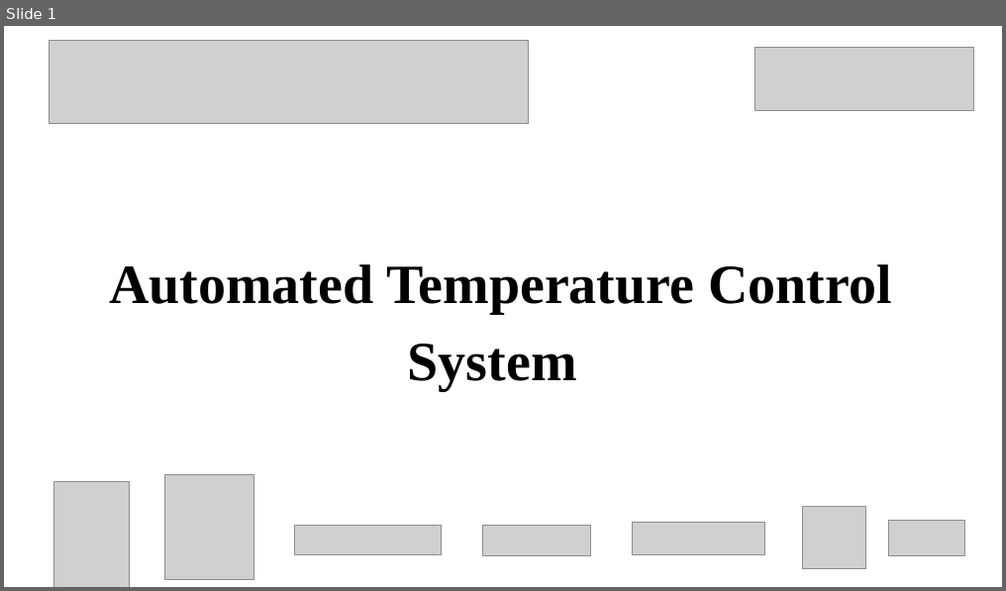
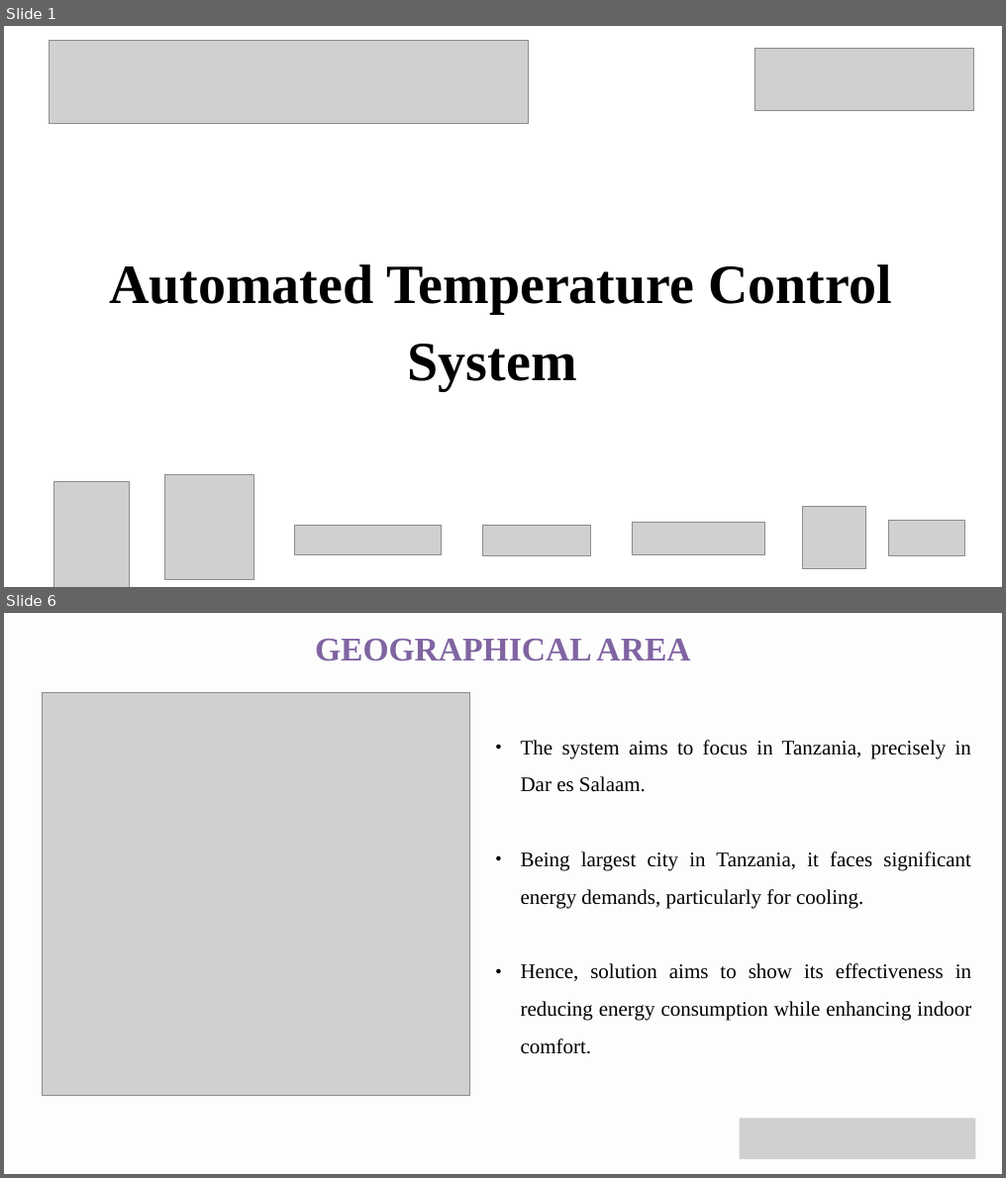
Before and after one commit to arc1o1/Automated_Temperature_Control_System, a slide deck: 02_documentation/Automated_Temperature_Control_System_GIP_Project_Implementation_Presentation.pptx. Shown one above the other, each under a label of ours: slide 1 before the commit, slides 1 and 6 after it; the slides between them are not shown. The pictures are 1006x591 and 1006x1178 pixels, drawn with LibreOffice and Linux fonts; fonts in the diff are those of the drawing; grey boxes stand for pictures. Boxes give left, top, right and bottom in pixels: in the first picture for what was removed or moved away, otherwise in the second. Text is boxed around its words. In the diff, an @@ line names an element or a change of style, - is before the commit and + after.

```diff
--- a/02_documentation/Automated_Temperature_Control_System_GIP_Project_Implementation_Presentation.pptx
+++ b/02_documentation/Automated_Temperature_Control_System_GIP_Project_Implementation_Presentation.pptx
@@ slide 6 added at [4, 613, 1002, 1174], background #FDFDFD @@
@@ text added at [315, 639, 690, 662], 48 pt, text #8064A2, bold @@
+GEOGRAPHICAL AREA
@@ picture added at [42, 692, 469, 1095] @@
@@ text added at [521, 740, 971, 1055], 30 pt, text #000000 @@
+● The system aims to focus in Tanzania, precisely in Dar es Salaam.
+● Being largest city in Tanzania, it faces significant energy demands, particularly for cooling.
+● Hence, solution aims to show its effectiveness in reducing energy consumption while enhancing indoor comfort.
@@ picture added at [740, 1119, 975, 1159] @@
```
Also in this commit, not shown: 8 slides changed, 11 other slides added, 7 slides removed, 4 other files.
